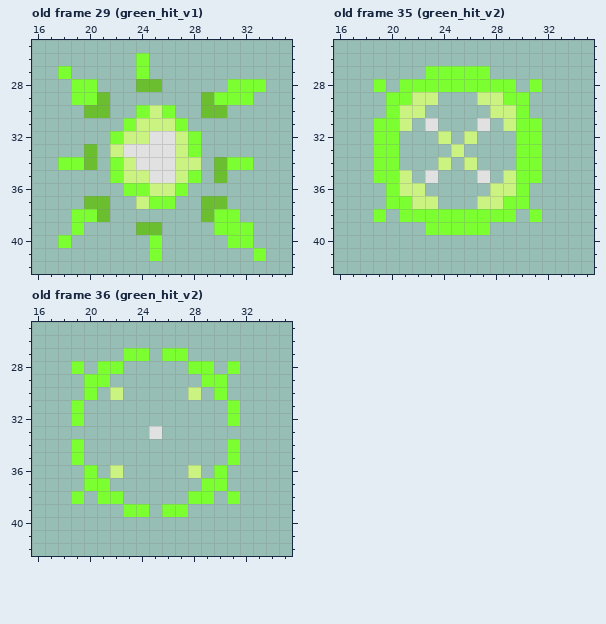
Pixel-art file: Nevermore Unity Project/Assets/Art Assets/Alex/Projectile Effects/magiceffects.aseprite. The picture above was drawn from the file before the commit.
50x69 pixels, 53 frames. Shown: old frame 29 (green_hit_v1): x 16..35, y 25..42; old frame 35 (green_hit_v2): x 16..35, y 25..42; old frame 36 (green_hit_v2): x 16..35, y 25..42. The commit also changed other frames, which this record leaves out.
After the commit:
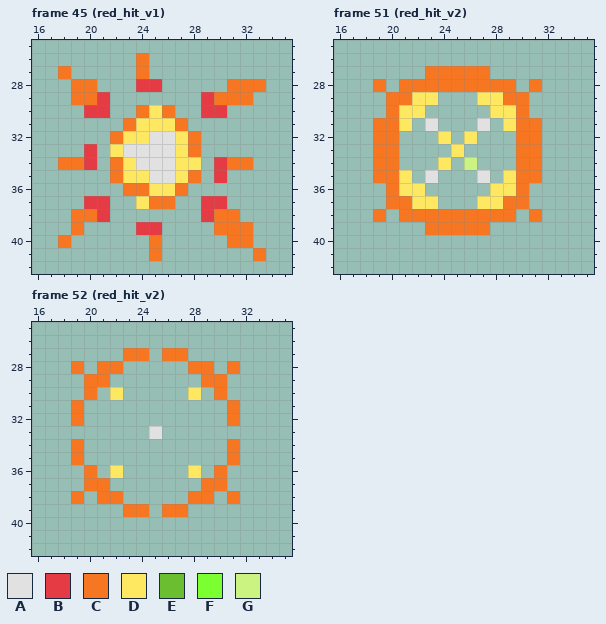
Palette (. is transparent): A #e1e1e1  B #e43b44  C #f77622  D #fee761  E #6abe30  F #7bff30  G #cbf382
A new or re-ordered frame is compared with the old frame closest to it.
What changed:
frames 53 -> 70
Changed rows in their new state; - is an unchanged pixel.
Frame 45 (red_hit_v1) is new; against old frame 29 (green_hit_v1):
first column x 18:
26 ------C---------
27 C-----C---------
28 -CC---BB-----CCC
29 -CCB-------BCCC-
30 --BB--CDC--BB---
31 -----CDDDC------
32 ----CDD--DC-----
33 --B-D----DC-----
34 CCB-CD---DD-BCC-
35 ----CDD--DC-B---
36 -----CCDDC------
37 --BB--DCC--BB---
38 -CCB-------BCC--
39 -C----BB----CCC-
40 C------C-----CC-
41 -------C-------C
Frame 51 (red_hit_v2) is new; against old frame 35 (green_hit_v2):
first column x 19:
27 ----CCCCC----
28 C-CCCCCCCCC-C
29 -CCDD---DDCC-
30 -CDD-----DDC-
31 CCD-------DCC
32 CC---D-D---CC
33 CC----D----CC
34 CC---D-----CC
35 CCD-------DCC
36 -CDD-----DDC-
37 -CCDD---DDCC-
38 C-CCCCCCCCC-C
39 ----CCCCC----
Frame 52 (red_hit_v2) is new; against old frame 36 (green_hit_v2):
first column x 19:
27 ----CC-CC----
28 C-CC-----CC-C
29 -CC-------CC-
30 -C-D-----D-C-
31 C-----------C
32 C-----------C
34 C-----------C
35 C-----------C
36 -C-D-----D-C-
37 -CC-------CC-
38 C-CC-----CC-C
39 ----CC-CC----
